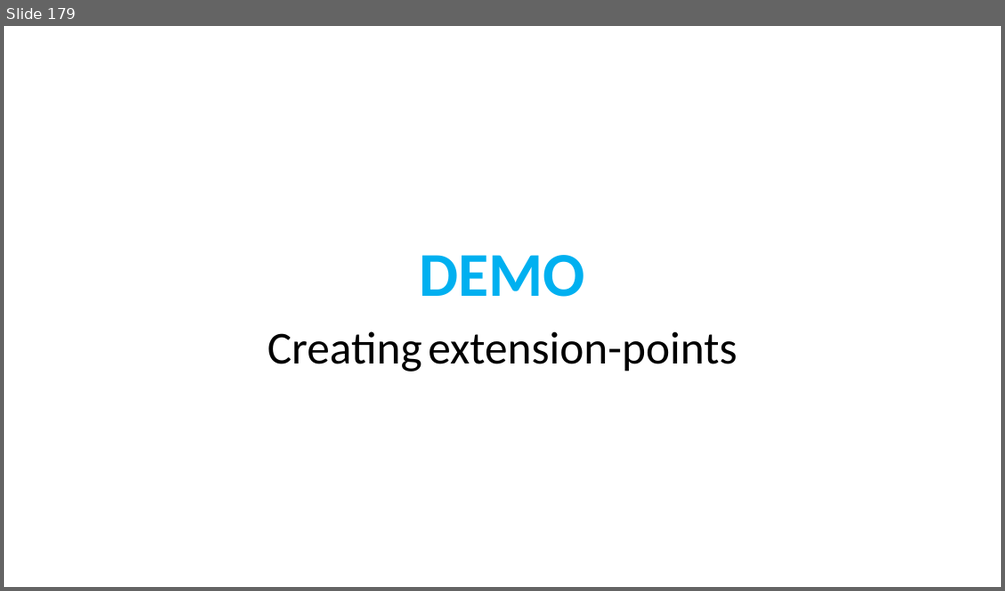
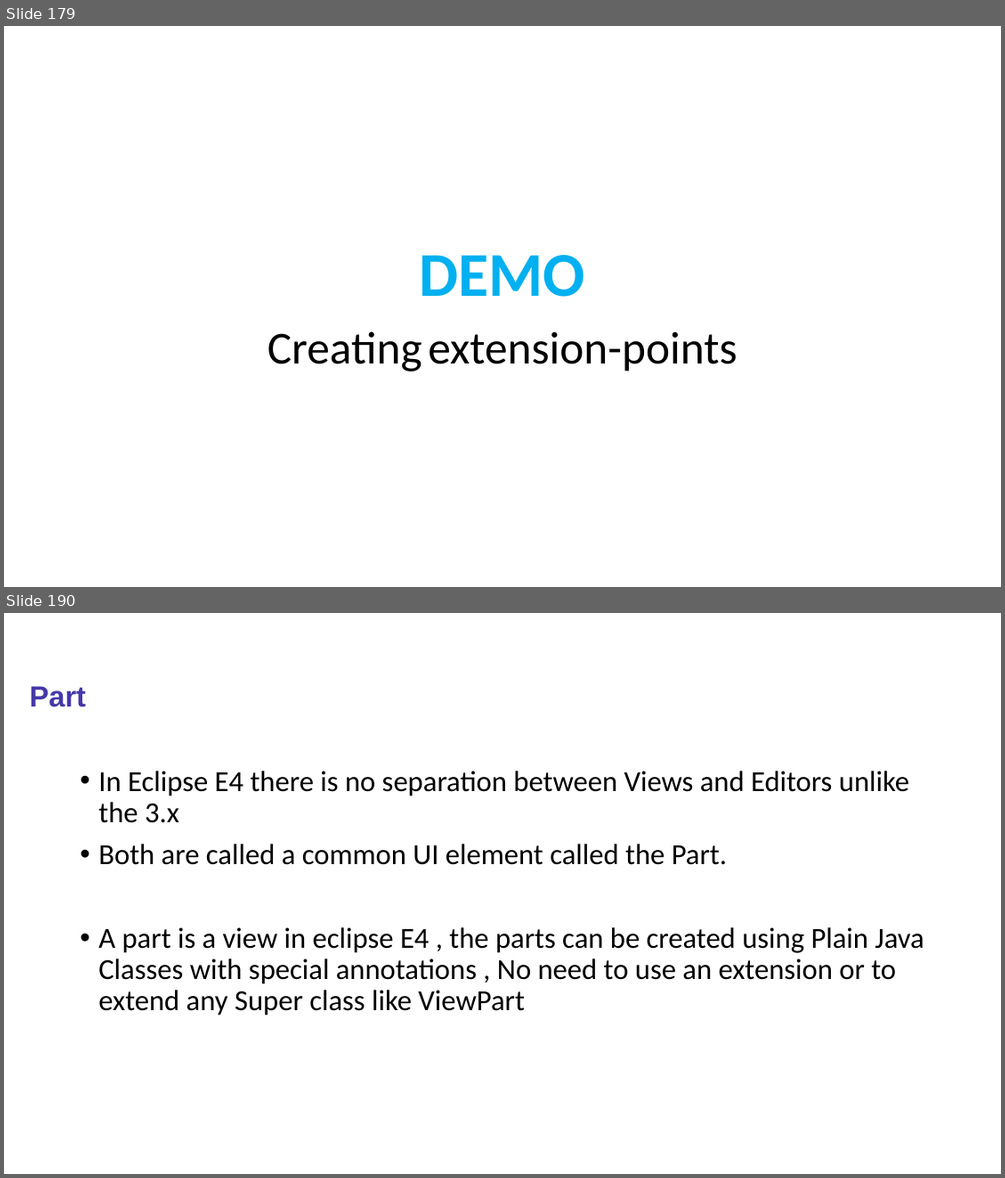
Before and after one commit to sabir123/RCP.Presentations, a slide deck: Eclipse_RCP_Training.pptx. Shown one above the other, each under a label of ours: slide 179 before the commit, slides 179 and 190 after it; the slides between them are not shown. The pictures are 1005x591 and 1005x1178 pixels, drawn with LibreOffice and Linux fonts; fonts in the diff are those of the drawing. Boxes give left, top, right and bottom in pixels: in the first picture for what was removed or moved away, otherwise in the second. Text is boxed around its words. In the diff, an @@ line names an element or a change of style, - is before the commit and + after.

```diff
--- a/Eclipse_RCP_Training.pptx
+++ b/Eclipse_RCP_Training.pptx
@@ slide 190 added at (4, 613, 1001, 1174), background #FFFFFF @@
@@ title added at (30, 686, 86, 707), 28 pt, text #4538A8, bold @@
+Part
@@ text added at (98, 771, 923, 1015), 28 pt, text #000000 @@
+• In Eclipse E4 there is no separation between Views and Editors unlike the 3.x
+• Both are called a common UI element called the Part.
+• A part is a view in eclipse E4 , the parts can be created using Plain Java Classes with special annotations , No need to use an extension or to extend any Super class like ViewPart
```
Also in this commit, not shown: 63 other slides added.
